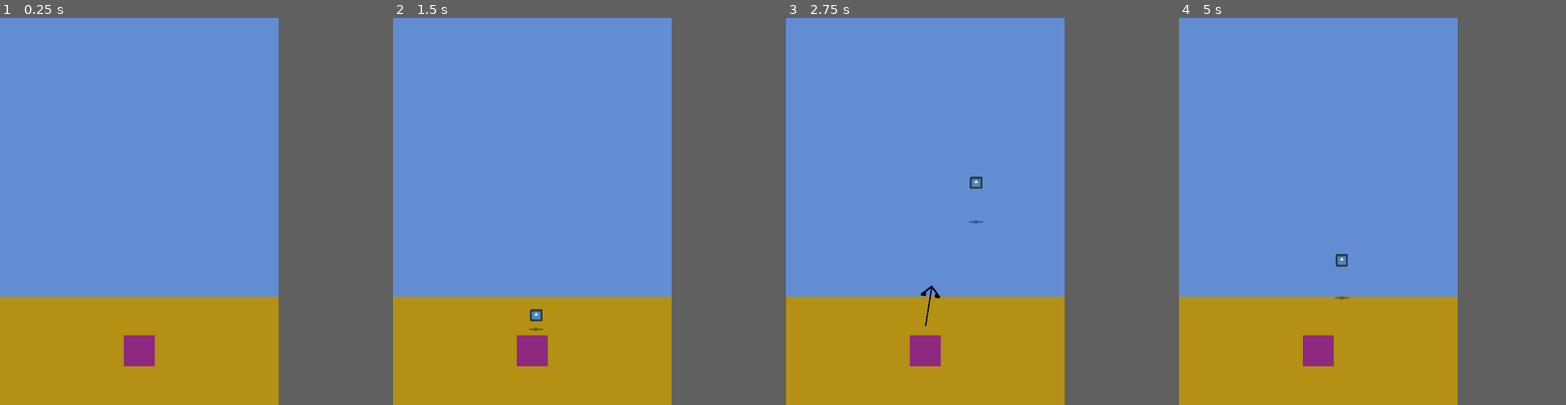
Above: before the commit, frames 1-4 (left to right).
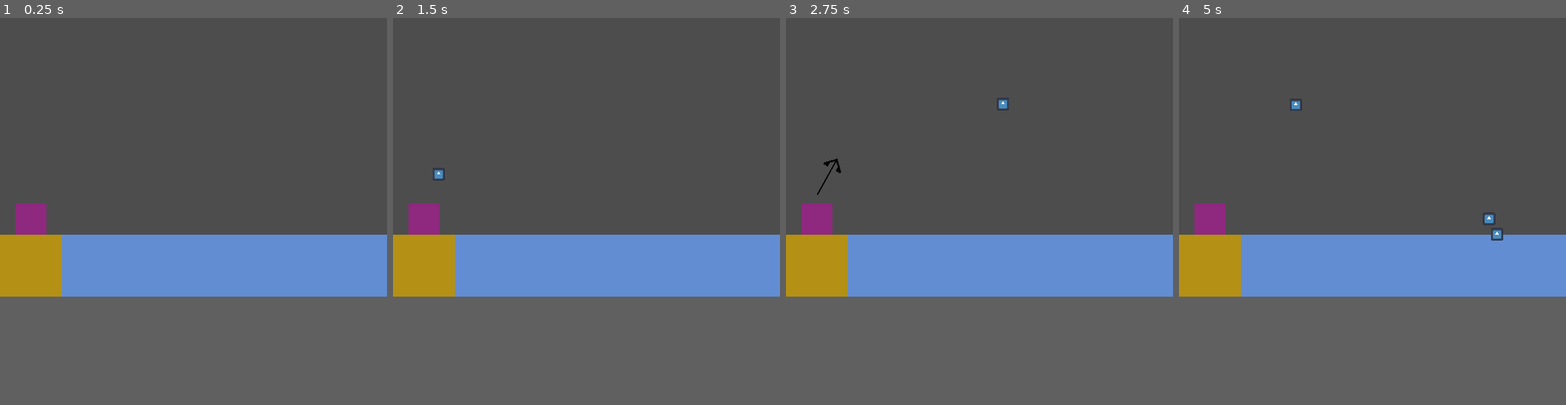
Above: after the commit, the same moments.

Repository: frostblooded/dirty_sea
Game: Godot game, scene res://scenes/game.tscn
Same seed, same stepped clock (60 frames per second), same inputs: the game is played once before the commit and once after it. The engine's default icon, where the game draws it, is replaced by a stand-in: a white triangle on a blue panel in a dark square.
Inputs:
- Up to frame 1 (0.25 s): no input
- Up to frame 2 (1.5 s): tap Enter at 0.5 s; tap Space (interact) at 0.6, 1.35 s
- Up to frame 3 (2.75 s): tap Space (interact) at 2.1 s
- Up to frame 4 (5 s): tap Space (interact) at 2.85, 3.6, 4.35 s
In our replay, the window is 576x800 before the commit and 800x576 after it. These sizes can differ from the game's own. Grey fills any space a smaller window leaves; there, only what the larger window draws over its background counts as a difference.

The runs differ from the first frame. In frame 1, 48% of the frame differs, in the area x 0-100%, y 0-90%; in frame 2, 48%; in frame 3, 48%; in frame 4, 48%.

Commit message:
Rework game to be side-view

Diff:
--- a/project.godot
+++ b/project.godot
@@ -60,8 +60,8 @@
 
 [display]
 
-window/size/viewport_width=576
-window/size/viewport_height=800
+window/size/viewport_width=800
+window/size/viewport_height=576
 
 [input]
 
--- a/scenes/game.tscn
+++ b/scenes/game.tscn
@@ -1,5 +1,6 @@
-[gd_scene load_steps=6 format=3 uid="uid://cvvvodfer4c1a"]
+[gd_scene load_steps=8 format=3 uid="uid://cvvvodfer4c1a"]
 
+[ext_resource type="Script" path="res://scripts/sea_area.gd" id="1_bkg8i"]
 [ext_resource type="PackedScene" uid="uid://cipl4wfygi7qj" path="res://scenes/player.tscn" id="1_mv7qe"]
 
 [sub_resource type="Gradient" id="Gradient_ts1nn"]
@@ -16,19 +17,27 @@
 [sub_resource type="GradientTexture1D" id="GradientTexture1D_81qra"]
 gradient = SubResource("Gradient_uu1fo")
 
+[sub_resource type="RectangleShape2D" id="RectangleShape2D_akq36"]
+size = Vector2(672, 128)
+
 [node name="Game" type="Node2D"]
 
 [node name="SandSprite" type="Sprite2D" parent="."]
-position = Vector2(288, 687.875)
-scale = Vector2(2.25, 223.75)
+position = Vector2(63.9941, 511.965)
+scale = Vector2(0.500046, 127.931)
 texture = SubResource("GradientTexture1D_bx5ol")
-metadata/_edit_lock_ = true
 
 [node name="SeaSprite" type="Sprite2D" parent="."]
-position = Vector2(288, 288)
-scale = Vector2(2.25, 576)
+position = Vector2(464, 512)
+scale = Vector2(2.625, 128)
 texture = SubResource("GradientTexture1D_81qra")
-metadata/_edit_lock_ = true
+
+[node name="SeaArea" type="Area2D" parent="."]
+script = ExtResource("1_bkg8i")
+
+[node name="CollisionShape2D" type="CollisionShape2D" parent="SeaArea"]
+position = Vector2(464, 512)
+shape = SubResource("RectangleShape2D_akq36")
 
 [node name="Player" parent="." instance=ExtResource("1_mv7qe")]
-position = Vector2(288, 688)
+position = Vector2(64, 416)
--- a/scenes/player.tscn
+++ b/scenes/player.tscn
@@ -26,7 +26,7 @@
 "times": PackedFloat32Array(0),
 "transitions": PackedFloat32Array(1),
 "update": 0,
-"values": [-0.785398]
+"values": [0.0872665]
 }
 
 [sub_resource type="Animation" id="Animation_6wjmk"]
@@ -42,7 +42,7 @@
 "times": PackedFloat32Array(0, 1),
 "transitions": PackedFloat32Array(1, 1),
 "update": 0,
-"values": [-0.785398, 0.785398]
+"values": [0.0872665, 0.785398]
 }
 
 [sub_resource type="AnimationLibrary" id="AnimationLibrary_j8qiy"]
@@ -56,7 +56,7 @@
 arrow_texture = NodePath("ArrowTexture")
 arrow_texture_animation_player = NodePath("ArrowTexture/AnimationPlayer")
 trash_scene = ExtResource("2_p8qil")
-trash_speed = 250.0
+trash_speed = 550.0
 trash_spawn = NodePath("TrashSpawn")
 
 [node name="Sprite2D" type="Sprite2D" parent="."]
@@ -79,7 +79,7 @@
 offset_top = -136.274
 offset_right = 20.3608
 offset_bottom = -50.9403
-rotation = -0.785398
+rotation = 0.0872665
 pivot_offset = Vector2(19.6392, 86.2736)
 texture = ExtResource("5_2aopv")
 expand_mode = 5
--- a/scenes/trash.tscn
+++ b/scenes/trash.tscn
@@ -2,16 +2,17 @@
 
 [ext_resource type="Script" path="res://scripts/trash.gd" id="1_0om7t"]
 [ext_resource type="Texture2D" uid="uid://cu6ad75jyrma3" path="res://icon.svg" id="1_bcyjk"]
-[ext_resource type="Texture2D" uid="uid://o6jo68l65jwi" path="res://assets/trash_shadow.png" id="3_hdgh6"]
 
-[node name="Trash" type="RigidBody2D" node_paths=PackedStringArray("shadow")]
-gravity_scale = 0.0
+[sub_resource type="RectangleShape2D" id="RectangleShape2D_o6drh"]
+size = Vector2(24, 24)
+
+[node name="Trash" type="RigidBody2D" groups=["trash"]]
+gravity_scale = 0.45
 script = ExtResource("1_0om7t")
-shadow = NodePath("ShadowSprite")
+
+[node name="CollisionShape2D" type="CollisionShape2D" parent="."]
+shape = SubResource("RectangleShape2D_o6drh")
 
 [node name="Sprite" type="Sprite2D" parent="."]
 scale = Vector2(0.2, 0.2)
 texture = ExtResource("1_bcyjk")
-
-[node name="ShadowSprite" type="Sprite2D" parent="."]
-texture = ExtResource("3_hdgh6")
--- /dev/null
+++ b/scripts/sea_area.gd
@@ -0,0 +1,9 @@
+extends Area2D
+
+func _ready() -> void:
+	Helpers.safe_connect(body_entered, on_body_entered)
+
+func on_body_entered(body: Node) -> void:
+	if body.is_in_group("trash"):
+		var trash: Trash = body as Trash
+		trash.call_deferred("freeze_body")
--- a/scripts/trash.gd
+++ b/scripts/trash.gd
@@ -1,20 +1,5 @@
 class_name Trash
 extends RigidBody2D
 
-@export var shadow: Node2D
-@export var lifetime: float = 2
-
-var _spent_lifetime: float = 0
-var _height: float = 100
-
-func _process(delta: float) -> void:
-	_spent_lifetime += delta
-	shadow.position.y = _height
-
-	var lifetime_percent: float = _spent_lifetime / lifetime
-	var val: float = lifetime_percent - 0.5
-	_height = -(val * val) + 0.3
-	_height *= 300
-
-	if _spent_lifetime >= lifetime:
-		queue_free()
+func freeze_body() -> void:
+	freeze = true
